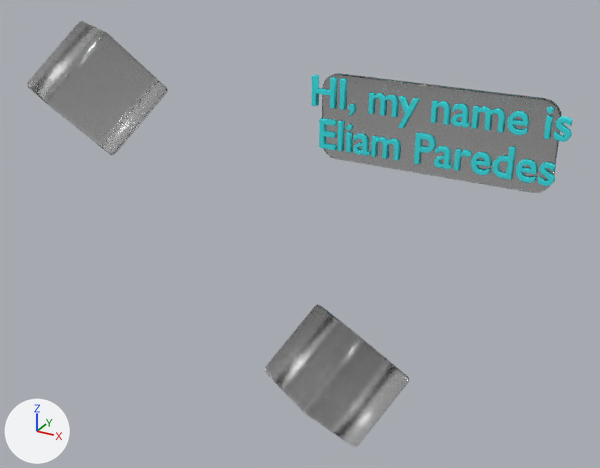
What one commit did to the Blender file resources/objs/home/Home.blend.
Rendered twice from a camera (50 mm lens) standing at (8.14, -22.89, 7.12) and looking at (-1.36, -5.64, -1.5). The lights are fixed; the arrows at lower left show +X, +Y and +Z. The first picture is the older version. Text is drawn in Blender's own font.
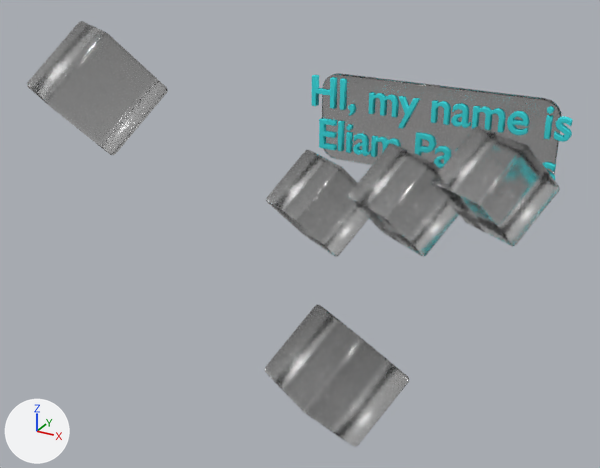
Boxes [x1, y1, x2, y2] around the edits, measured in the pictures (600 x 468 px):
'Cube.005', added
    after: [431, 127, 560, 246]
'Cube.004', added
    after: [348, 144, 459, 256]
'Cube.003', added
    after: [266, 150, 369, 257]

Patch to the scene script:
```diff
--- a/resources/objs/home/Home.blend.py
+++ b/resources/objs/home/Home.blend.py
@@ ob_cube_005 @@
+ob_cube_005 = bpy.data.objects.new('Cube.005', me_cube_002.copy())  # the mesh of ob_cube_002
+ob_cube_005.location = (2.73, -2.45, -0.48)
+ob_cube_005.rotation_euler = (0.755, -0.0155, -0.562)  # degrees (43, -0.9, -32)
+_m = ob_cube_005.modifiers.new('Bevel', 'BEVEL')
+_m.segments = 3
@@ ob_cube_004 @@
+ob_cube_004 = bpy.data.objects.new('Cube.004', me_cube_002.copy())  # the mesh of ob_cube_002
+ob_cube_004.location = (0.34, -2.51, -1.3)
+ob_cube_004.rotation_euler = (0.755, -0.0155, -0.562)  # degrees (43, -0.9, -32)
+_m = ob_cube_004.modifiers.new('Bevel', 'BEVEL')
+_m.segments = 3
@@ ob_cube_003 @@
+ob_cube_003 = bpy.data.objects.new('Cube.003', me_cube_002.copy())  # the mesh of ob_cube_002
+ob_cube_003.location = (-2.28, -2.62, -1.85)
+ob_cube_003.rotation_euler = (0.755, -0.0155, -0.562)  # degrees (43, -0.9, -32)
+_m = ob_cube_003.modifiers.new('Bevel', 'BEVEL')
+_m.segments = 3
```
